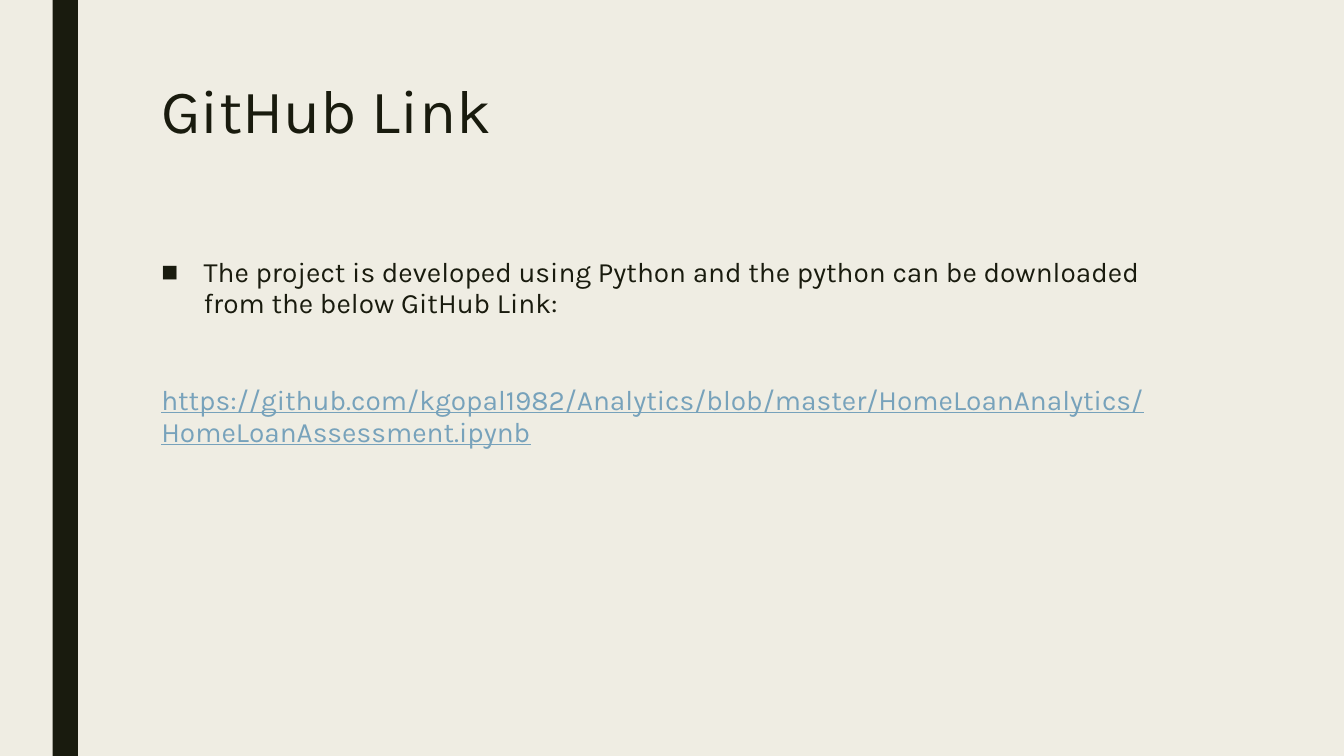
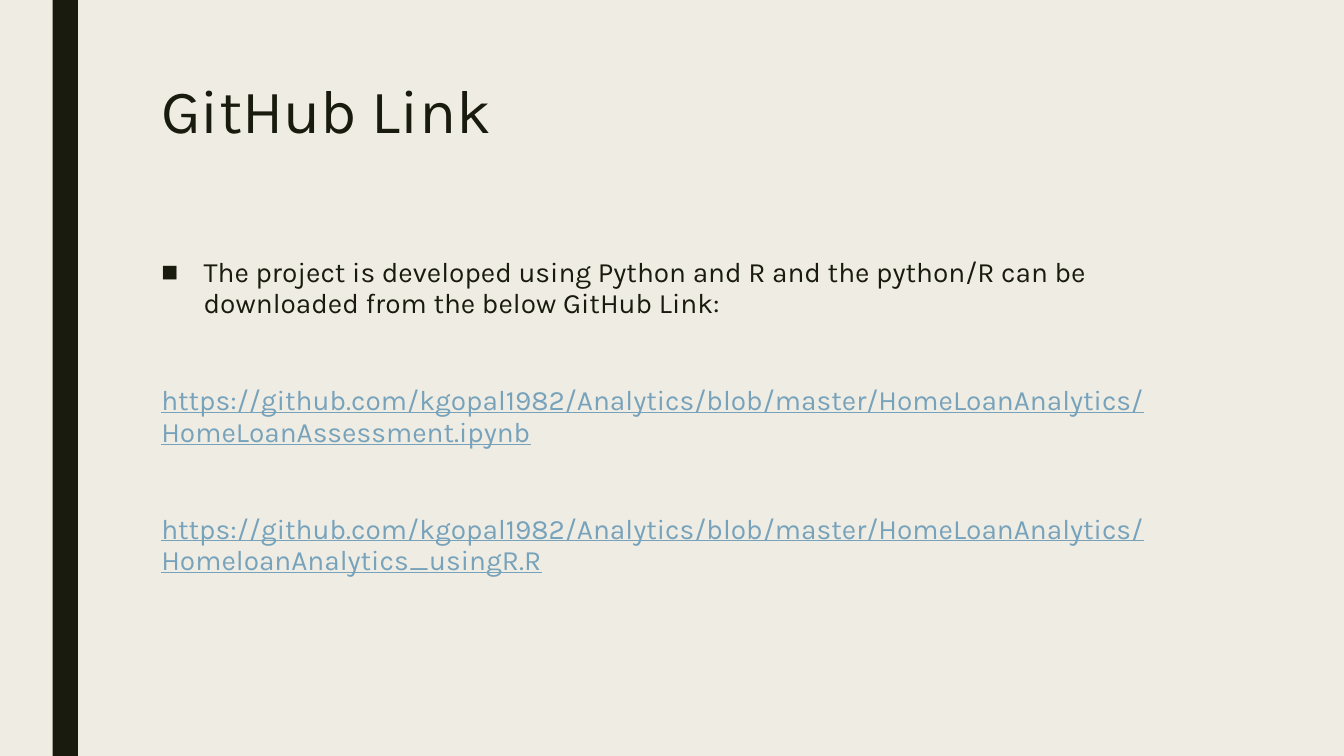
Before and after one commit to krisgop2010/Analytics, a slide deck: slide 24 of HomeLoanAnalytics/Krishna Goswami_Module2_HomeLoanAnalytics.pptx. Drawn at 1344x756 pixels with LibreOffice and Linux fonts; fonts in the diff are those of the drawing. Boxes give left, top, right and bottom in pixels: in the first picture for what was removed or moved away, otherwise in the second. Text is boxed around its words. In the diff, an @@ line names an element or a change of style, - is before the commit and + after.

```diff
--- a/HomeLoanAnalytics/Krishna Goswami_Module2_HomeLoanAnalytics.pptx
+++ b/HomeLoanAnalytics/Krishna Goswami_Module2_HomeLoanAnalytics.pptx
@@ text at (204, 261, 1086, 314): text changed @@
-■ The project is developed using Python and the python can be downloaded from the below GitHub Link:
+■ The project is developed using Python and R and the python/R can be downloaded from the below GitHub Link:
@@ text at (161, 518, 1143, 577): paragraph added @@
+https://github.com/kgopal1982/Analytics/blob/master/HomeLoanAnalytics/HomeloanAnalytics_usingR.R
```
